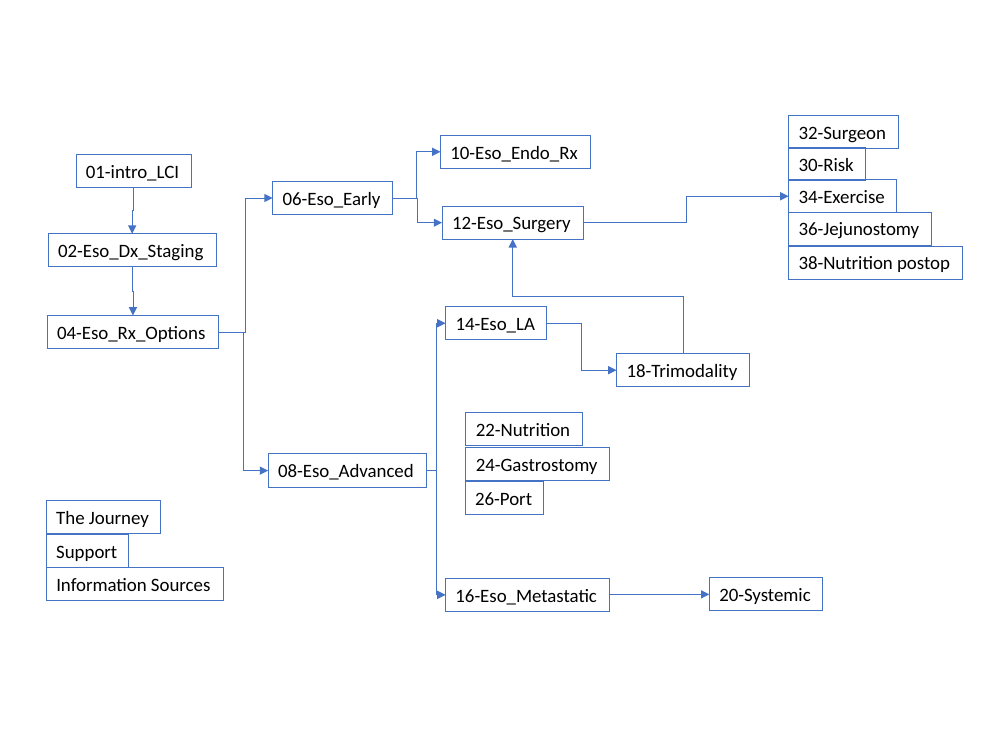
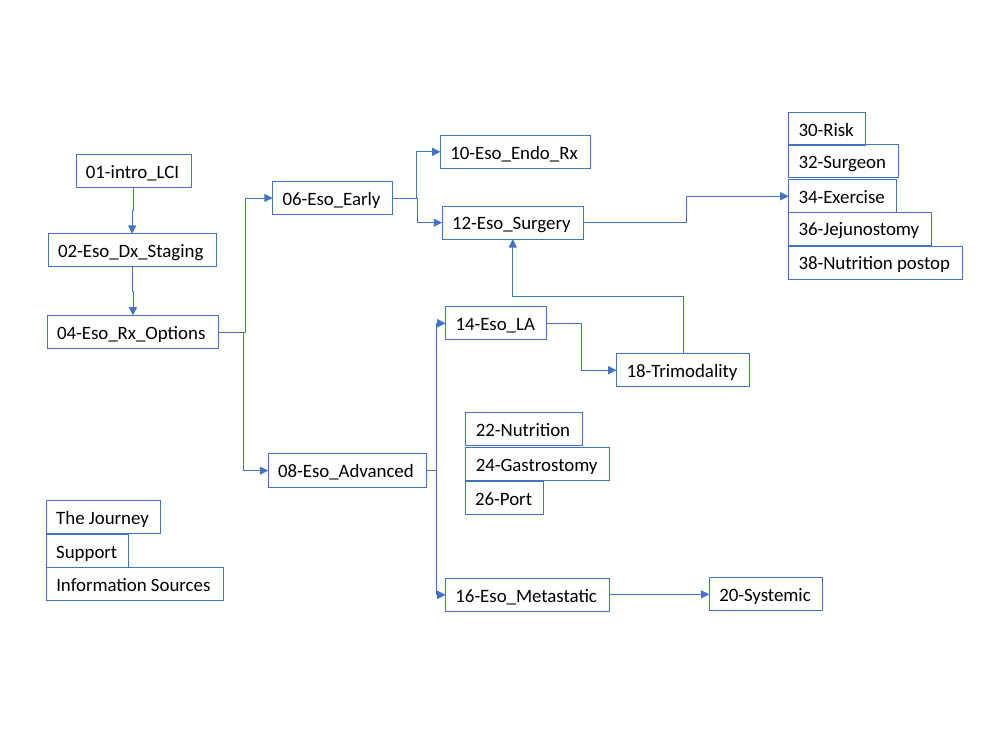
Before and after one commit to jcsalo/gi_cancer, a slide deck: slide 1 of plan_overview.pptx. Drawn at 1008x756 pixels with LibreOffice and Linux fonts; fonts in the diff are those of the drawing. Boxes give left, top, right and bottom in pixels: in the first picture for what was removed or moved away, otherwise in the second. Text is boxed around its words. In the diff, an @@ line names an element or a change of style, - is before the commit and + after.

```diff
--- a/plan_overview.pptx
+++ b/plan_overview.pptx
@@ rectangle "30-Risk": place and size @@
-rectangle "30-Risk" at (788, 147, 865, 180)
+rectangle "30-Risk" at (788, 113, 865, 146)
@@ rectangle "32-Surgeon": place and size @@
-rectangle "32-Surgeon" at (788, 115, 898, 148)
+rectangle "32-Surgeon" at (788, 145, 898, 178)
```
Also in this commit, not shown: 6 other files.
